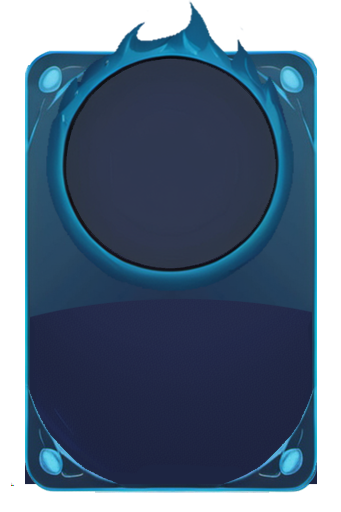
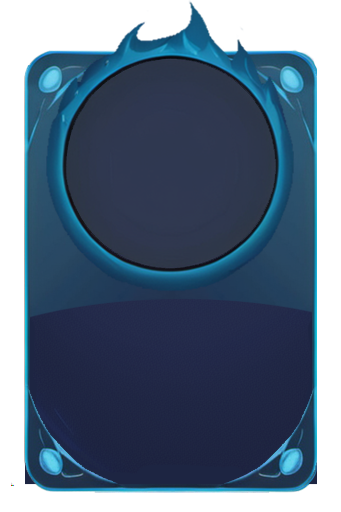
Layer changes from the first (341, 512) image to the second:
added layer "PowerUpCard_Background_BW" above "Arrière-plan" over (24, 50, 308, 493)
